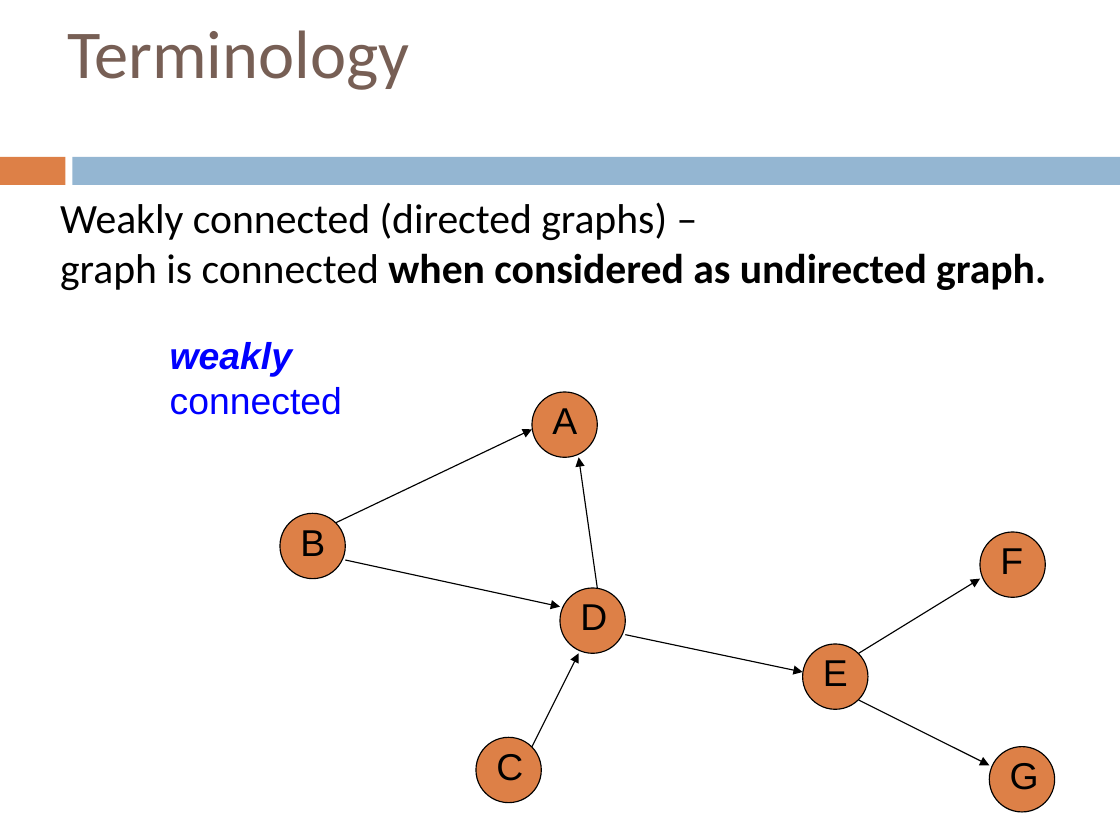
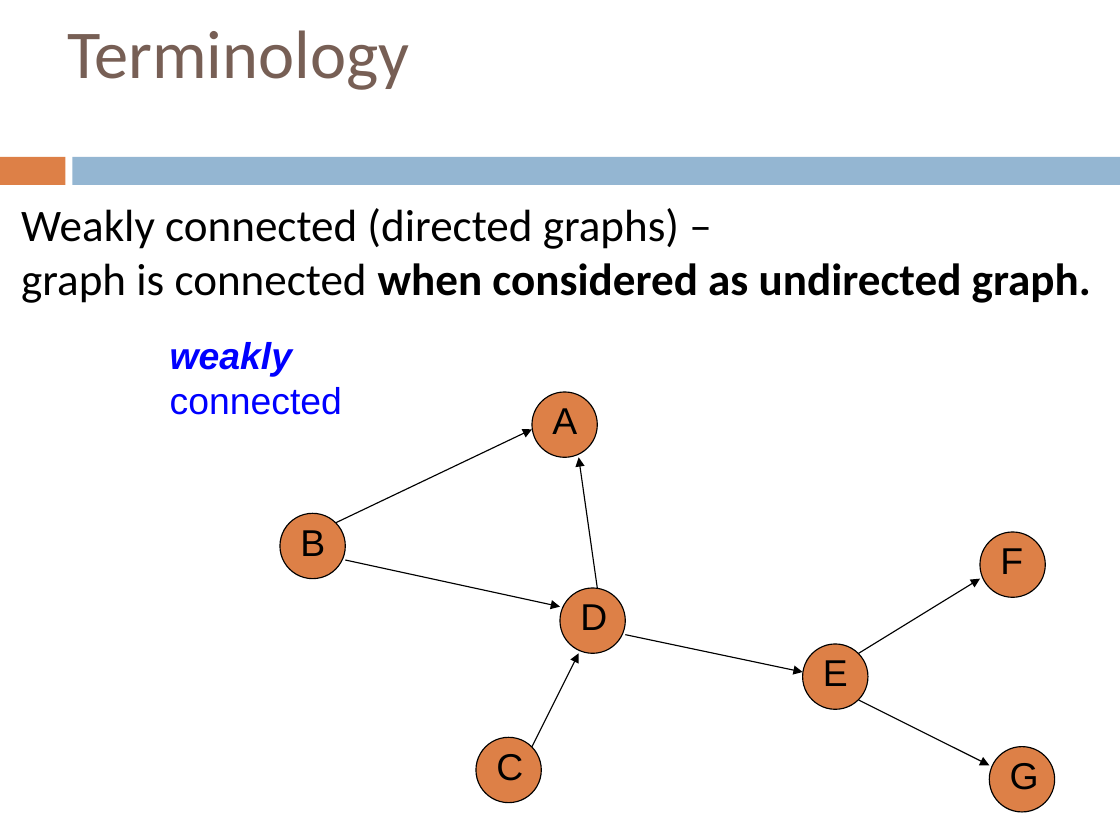
Before and after one commit to Collins-kariuk/Algorithms, a slide deck: slide 32 of Lectures/Lecture 17_Graphs.pptx. Drawn at 1120x840 pixels with LibreOffice and Linux fonts; fonts in the diff are those of the drawing. Boxes give left, top, right and bottom in pixels: in the first picture for what was removed or moved away, otherwise in the second. Text is boxed around its words. In the diff, an @@ line names an element or a change of style, - is before the commit and + after.

Commit message:
Review Lecture 17_Graphs

```diff
--- a/Lectures/Lecture 17_Graphs.pptx
+++ b/Lectures/Lecture 17_Graphs.pptx
@@ text "Weakly connected (directed graphs) – ..." moved from (x1=60, y1=202, x2=1046, y2=290) to (x1=21, y1=208, x2=1091, y2=303) @@
@@ text "Weakly connected (directed graphs) – ..." at (x1=21, y1=208, x2=1091, y2=303): size 26.8 to 29 pt @@
```
Also in this commit, not shown: 1 other slide changed.
